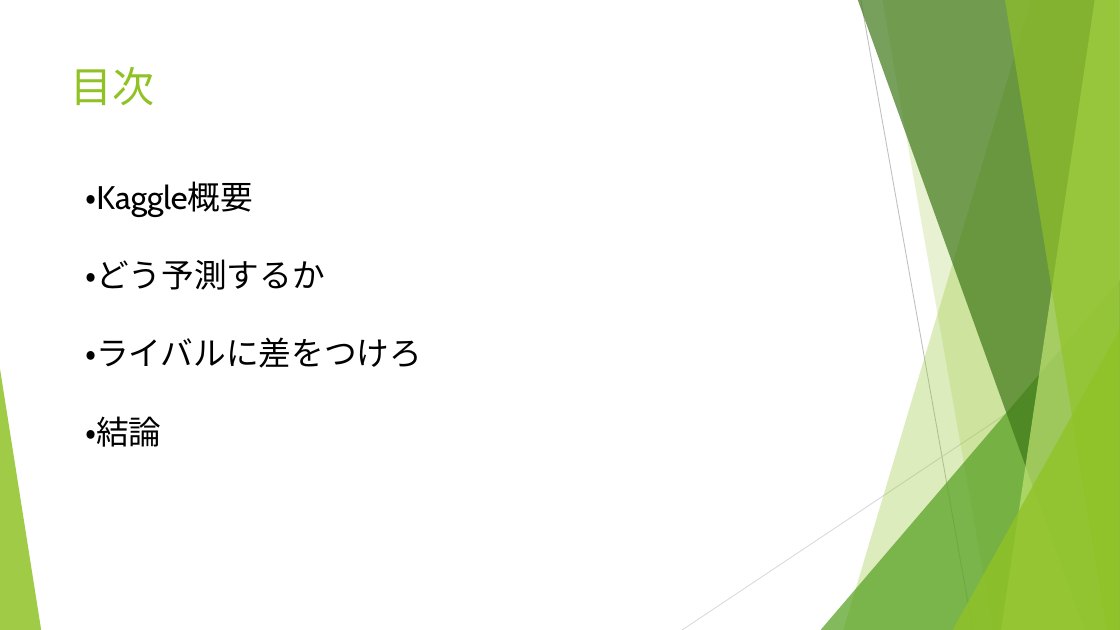
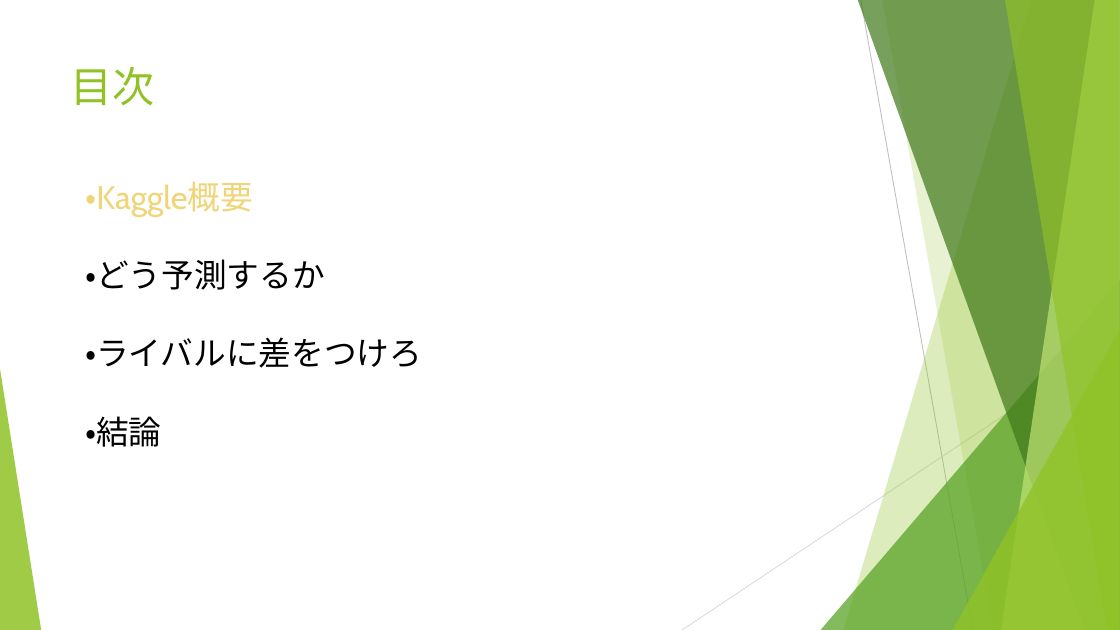
Before and after one commit to backonhighway/kaggle_recruit, a slide deck: slide 3 of 猫でもわかるKaggle.pptx. Drawn at 1120x630 pixels with LibreOffice and Linux fonts; fonts in the diff are those of the drawing. Boxes give left, top, right and bottom in pixels: in the first picture for what was removed or moved away, otherwise in the second. Text is boxed around its words. In the diff, an @@ line names an element or a change of style, - is before the commit and + after.

```diff
--- a/猫でもわかるKaggle.pptx
+++ b/猫でもわかるKaggle.pptx
@@ text at (x1=85, y1=181, x2=253, y2=217): text colour #000000 to #F0D578 in "・Kaggle概要" @@
```
Also in this commit, not shown: 4 other slides changed, 5 slides added, 3 slides removed.
